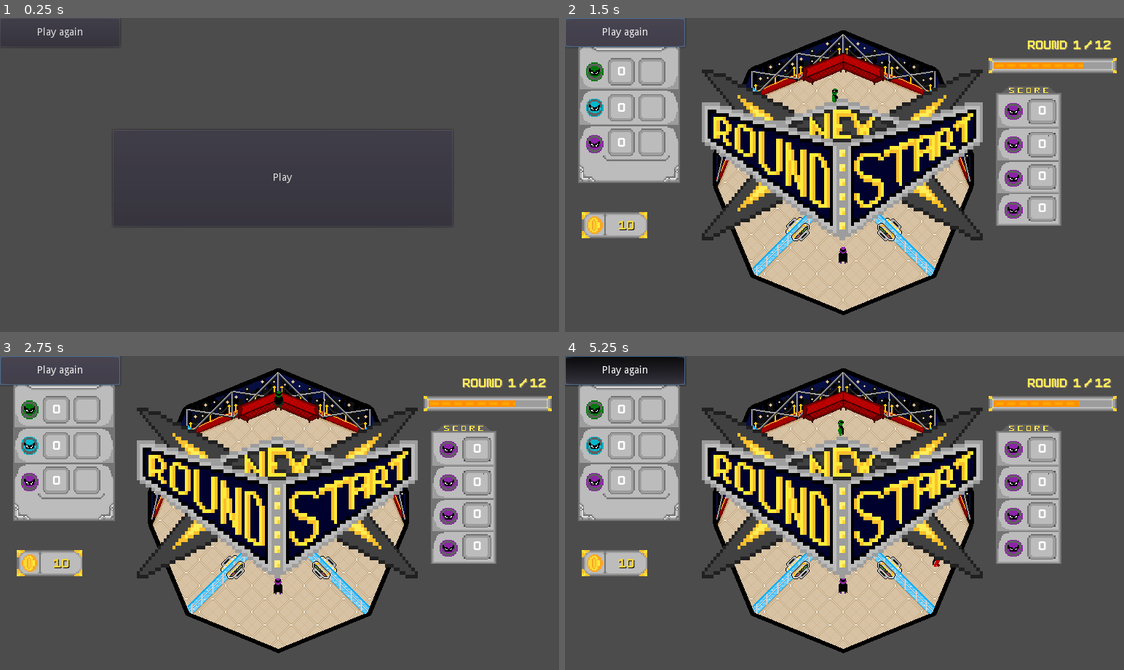
Above: before the commit, frames 1-4 (two rows, left to right).
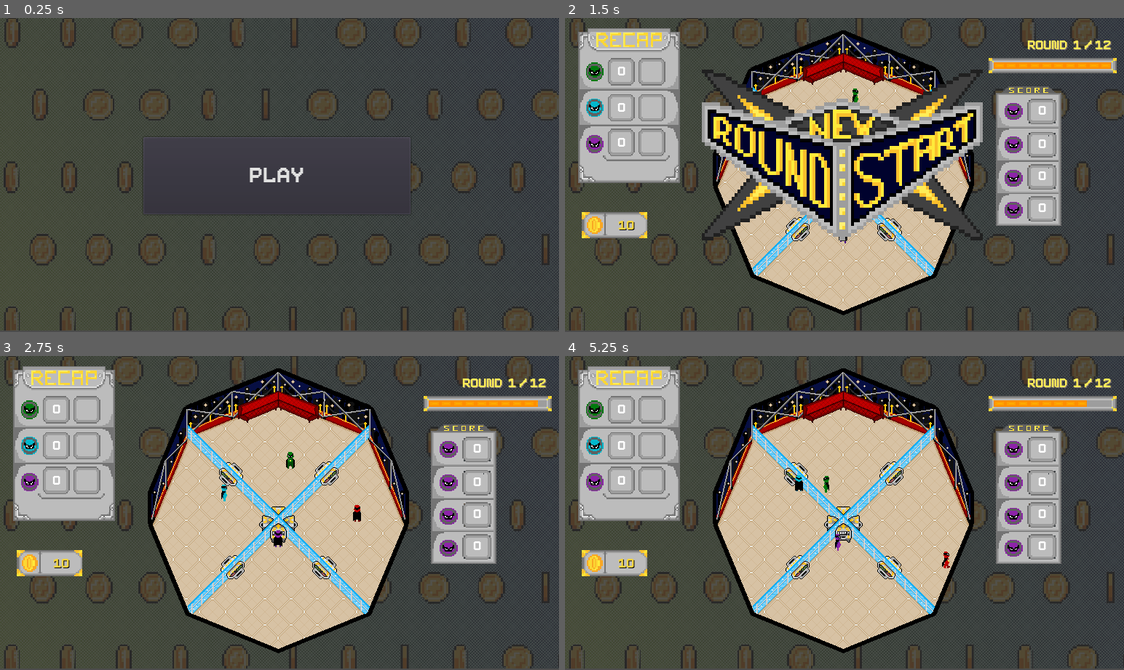
Above: after the commit, the same moments.

Repository: PiloucK/Godotproject
Game: Godot game, scene res://Ui.tscn
Two runs of this game, one before a commit and one after it. Both use one fixed random seed, a clock stepped at 60 frames per second and the inputs below. The engine's default icon, where the game draws it, is replaced by a stand-in: a white triangle on a blue panel in a dark square.
Inputs (mouse positions are in pixels of both pictures, inside the frame that each line leads up to):
- Up to frame 1 (0.25 s): no input
- Up to frame 2 (1.5 s): click "Play" at 0.5 s; click (626, 33) at 1.25 s, where only the run before the commit has a clickable "Play again"
- Up to frame 3 (2.75 s): click (61, 371) at 2 s, where only the run before the commit has a clickable "Play again"
- Up to frame 4 (5.25 s): click (626, 371) at 2.75 s, where only the run before the commit has a clickable "Play again"; hold Right (ui_right) 3.53-4.28 s; hold Space (cooperate) 3.53-4.28 s; hold Down (ui_down) 4.28-5.03 s; tap Space (cooperate) at 4.35 s; hold Right (ui_right) from 5.03 s (still down); hold Space (cooperate) from 5.03 s (still down)

The runs differ from the first frame. In frame 1, 23% of the frame differs, in the area x 0-100%, y 0-100%; in frame 2, 16%; in frame 3, 32%; in frame 4, 33%.
Error before the commit: Invalid call. Nonexistent function 'ends_with' in base 'Nil'. (res://CanvasLayer.gd:42)

Commit message:
.

Diff:
--- a/CanvasLayer.gd
+++ b/CanvasLayer.gd
@@ -1,7 +1,7 @@
 extends CanvasLayer
 
 var to_trade
-
+var in_range
 
 func _ready():
 	for i in get_tree().get_nodes_in_group("TradeTriggers"):
@@ -12,6 +12,7 @@
 func _on_TradeTrigger_in_use_range(machine_name):
 	to_trade = machine_name
 	show_the_icon(machine_name)
+	in_range = true
 
 
 func show_the_icon(machine_name):
@@ -35,34 +36,36 @@
 func _on_TradeTrigger_out_use_range():
 	get_node("MapSceneControls/CollabIcon").hide()
 	get_node("MapSceneControls/BetrayIcon").hide()
+	in_range = false
 
 func _input(event):
-	if event.is_action_pressed("cooperate"):
-		$MapSceneControls/AudioStreamPlayer2D.play()
-		if to_trade.ends_with("Green"):
-			if NeededValues.round_results[0][1] == 0:
-				NeededValues.round_results[0][1] = 1
-				get_node("MapSceneControls/BetrayIcon").hide()
-				get_node("MapSceneControls/CollabIcon").show()
-			else:
-				NeededValues.round_results[0][1] = 0
-				get_node("MapSceneControls/BetrayIcon").show()
-				get_node("MapSceneControls/CollabIcon").hide()
-		if to_trade.ends_with("Blue"):
-			if NeededValues.round_results[0][2] == 0:
-				NeededValues.round_results[0][2] = 1
-				get_node("MapSceneControls/BetrayIcon").hide()
-				get_node("MapSceneControls/CollabIcon").show()
-			else:
-				NeededValues.round_results[0][2] = 0
-				get_node("MapSceneControls/BetrayIcon").show()
-				get_node("MapSceneControls/CollabIcon").hide()
-		if to_trade.ends_with("Purple"):
-			if NeededValues.round_results[0][3] == 0:
-				NeededValues.round_results[0][3] = 1
-				get_node("MapSceneControls/BetrayIcon").hide()
-				get_node("MapSceneControls/CollabIcon").show()
-			else:
-				NeededValues.round_results[0][3] = 0
-				get_node("MapSceneControls/BetrayIcon").show()
-				get_node("MapSceneControls/CollabIcon").hide()
+	if in_range:
+		if event.is_action_pressed("cooperate"):
+			$MapSceneControls/AudioStreamPlayer2D.play()
+			if to_trade.ends_with("Green"):
+				if NeededValues.round_results[0][1] == 0:
+					NeededValues.round_results[0][1] = 1
+					get_node("MapSceneControls/BetrayIcon").hide()
+					get_node("MapSceneControls/CollabIcon").show()
+				else:
+					NeededValues.round_results[0][1] = 0
+					get_node("MapSceneControls/BetrayIcon").show()
+					get_node("MapSceneControls/CollabIcon").hide()
+			if to_trade.ends_with("Blue"):
+				if NeededValues.round_results[0][2] == 0:
+					NeededValues.round_results[0][2] = 1
+					get_node("MapSceneControls/BetrayIcon").hide()
+					get_node("MapSceneControls/CollabIcon").show()
+				else:
+					NeededValues.round_results[0][2] = 0
+					get_node("MapSceneControls/BetrayIcon").show()
+					get_node("MapSceneControls/CollabIcon").hide()
+			if to_trade.ends_with("Purple"):
+				if NeededValues.round_results[0][3] == 0:
+					NeededValues.round_results[0][3] = 1
+					get_node("MapSceneControls/BetrayIcon").hide()
+					get_node("MapSceneControls/CollabIcon").show()
+				else:
+					NeededValues.round_results[0][3] = 0
+					get_node("MapSceneControls/BetrayIcon").show()
+					get_node("MapSceneControls/CollabIcon").hide()
--- a/MainScene.gd
+++ b/MainScene.gd
@@ -8,7 +8,7 @@
 	$RecapWindow/VesrusWindowSpriteGreen.sprite_on_window()
 	$RecapWindow/VesrusWindowSpriteBlue.sprite_on_window()
 	$RecapWindow/VesrusWindowSpritePurple.sprite_on_window()
-	voting_timer.set_wait_time(15)
+	voting_timer.set_wait_time(20)
 	voting_timer.start()
 	$PlayerScoreWindow/CurrentScore.text = str(total_score[0])
 	$RoundWindow.show_round_sign()
@@ -25,21 +25,18 @@
 	move_players()
 	compute_round_results()
 	compute_total_score()
-	while i < 4:
-		j = 0
-		print("Total score:")
-		print(total_score[i])
-		print("Round player score:")
-		while j < 4:
-			print(round_results[i][j])
-			j += 1
-		i += 1
+	print("Total score:")
+	print(total_score[i])
 	$RecapWindow/VesrusWindowSpriteGreen.sprite_on_window()
 	$RecapWindow/VesrusWindowSpriteBlue.sprite_on_window()
 	$RecapWindow/VesrusWindowSpritePurple.sprite_on_window()
 	$RecapWindow.update_window_results()
 	$PlayerScoreWindow/CurrentScore.text = str(total_score[0])
-	$RoundWindow.show_round_sign()
+	if NeededValues.round_count == 12:
+		get_parent().get_node("CanvasLayer/PlayAgain").show()
+		get_tree().set_pause(true)
+	else:
+		$RoundWindow.show_round_sign()
 	reset_matrix()
 
 
--- a/MainScene.tscn
+++ b/MainScene.tscn
@@ -51,6 +51,7 @@
 fallback/0 = SubResource( 3 )
 
 [node name="MainScene" type="Node2D"]
+pause_mode = 1
 script = ExtResource( 2 )
 
 [node name="CanvasLayer" type="CanvasLayer" parent="."]
@@ -63,12 +64,31 @@
 "_edit_use_anchors_": false
 }
 
+[node name="AudioStreamPlayer2D" type="AudioStreamPlayer2D" parent="CanvasLayer/MapSceneControls"]
+stream = ExtResource( 32 )
+
+[node name="BetrayIcon" type="TextureRect" parent="CanvasLayer/MapSceneControls"]
+visible = false
+margin_left = 678.0
+margin_top = 342.0
+margin_right = 778.0
+margin_bottom = 442.0
+rect_scale = Vector2( -1, -1 )
+rect_pivot_offset = Vector2( -15, -15 )
+texture = ExtResource( 26 )
+expand = true
+flip_h = true
+flip_v = true
+__meta__ = {
+"_edit_use_anchors_": false
+}
+
 [node name="CollabIcon" type="TextureRect" parent="CanvasLayer/MapSceneControls"]
 visible = false
-margin_left = 708.0
-margin_top = 372.0
-margin_right = 808.0
-margin_bottom = 472.0
+margin_left = 648.0
+margin_top = 312.0
+margin_right = 748.0
+margin_bottom = 412.0
 rect_scale = Vector2( -1, -1 )
 rect_pivot_offset = Vector2( -15, -15 )
 texture = ExtResource( 27 )
@@ -78,25 +98,6 @@
 __meta__ = {
 "_edit_use_anchors_": false
 }
-
-[node name="BetrayIcon" type="TextureRect" parent="CanvasLayer/MapSceneControls"]
-visible = false
-margin_left = 738.0
-margin_top = 402.0
-margin_right = 838.0
-margin_bottom = 502.0
-rect_scale = Vector2( -1, -1 )
-rect_pivot_offset = Vector2( -15, -15 )
-texture = ExtResource( 26 )
-expand = true
-flip_h = true
-flip_v = true
-__meta__ = {
-"_edit_use_anchors_": false
-}
-
-[node name="AudioStreamPlayer2D" type="AudioStreamPlayer2D" parent="CanvasLayer/MapSceneControls"]
-stream = ExtResource( 32 )
 
 [node name="VotingTimer" type="Timer" parent="."]
 
--- a/NeededValues.gd
+++ b/NeededValues.gd
@@ -6,20 +6,7 @@
 
 var per_turn_income = 2
 
-var red_treasure = 10
-
-var red_to_blue = -1
-var red_to_purple = -1
-var red_to_green = -1
-
-var blue_to_red = -1
-var blue_to_green = -1
-var blue_to_purple = -1
-
-var green_to_blue = -1
-var green_to_red = -1
-var green_to_purple = -1
-
-var purple_to_blue = -1
-var purple_to_red = -1
-var purple_to_green = -1
+func reset():
+	round_results = [[0, 0, 0, 0], [ 0, 0, 0, 0], [ 0, 0, 0, 0],[ 0, 0, 0, 0]]
+	total_score = [10, 10, 10, 10]
+	round_count = 0
--- a/Ui.gd
+++ b/Ui.gd
@@ -10,12 +10,14 @@
 
 func _on_Play_pressed():
 	$CanvasLayer/Play.hide()
-#	$CanvasLayer/PlayAgain.hide()
 	add_child(MainScene)
 	pass
 
 
 func _on_PlayAgain_pressed():
 	MainScene.queue_free()
+	NeededValues.reset()
+	get_tree().set_pause(false)
 	MainScene = load("res://MainScene.tscn").instance()
+	$CanvasLayer/PlayAgain.hide()
 	add_child(MainScene)
--- a/Ui.tscn
+++ b/Ui.tscn
@@ -1,17 +1,25 @@
-[gd_scene load_steps=2 format=2]
+[gd_scene load_steps=5 format=2]
 
 [ext_resource path="res://Ui.gd" type="Script" id=1]
+[ext_resource path="res://pixeboy-font/Pixeboy-z8XGD.ttf" type="DynamicFontData" id=2]
+[ext_resource path="res://coin-4180241_1920.jpg" type="Texture" id=3]
+
+[sub_resource type="DynamicFont" id=1]
+size = 40
+font_data = ExtResource( 2 )
 
 [node name="Ui" type="Node"]
+pause_mode = 2
 script = ExtResource( 1 )
 
 [node name="CanvasLayer" type="CanvasLayer" parent="."]
 
 [node name="Play" type="Button" parent="CanvasLayer"]
-margin_left = 155.028
-margin_top = 153.659
-margin_right = 622.028
-margin_bottom = 286.659
+margin_left = 196.748
+margin_top = 163.771
+margin_right = 563.748
+margin_bottom = 269.771
+custom_fonts/font = SubResource( 1 )
 text = "Play"
 expand_icon = true
 __meta__ = {
@@ -19,11 +27,24 @@
 }
 
 [node name="PlayAgain" type="Button" parent="CanvasLayer"]
-margin_right = 165.0
-margin_bottom = 40.0
+visible = false
+margin_left = 196.748
+margin_top = 163.771
+margin_right = 563.748
+margin_bottom = 269.771
+custom_fonts/font = SubResource( 1 )
 text = "Play again"
+expand_icon = true
 __meta__ = {
 "_edit_use_anchors_": false
 }
+
+[node name="ParallaxBackground" type="ParallaxBackground" parent="CanvasLayer"]
+
+[node name="Sprite" type="Sprite" parent="CanvasLayer/ParallaxBackground"]
+modulate = Color( 0.352941, 0.352941, 0.352941, 0.47451 )
+position = Vector2( 384.275, 214.274 )
+scale = Vector2( 0.400257, 0.398785 )
+texture = ExtResource( 3 )
 [connection signal="pressed" from="CanvasLayer/Play" to="." method="_on_Play_pressed"]
 [connection signal="pressed" from="CanvasLayer/PlayAgain" to="." method="_on_PlayAgain_pressed"]
Binary file added: coin-4180241_1920.jpg
Not shown, added: coin-4180241_1920.jpg.import
